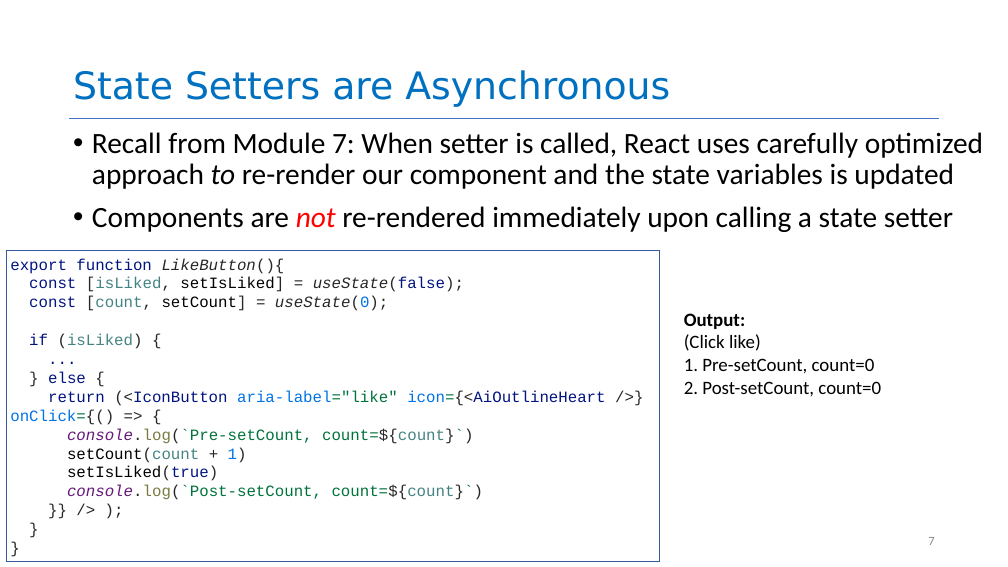
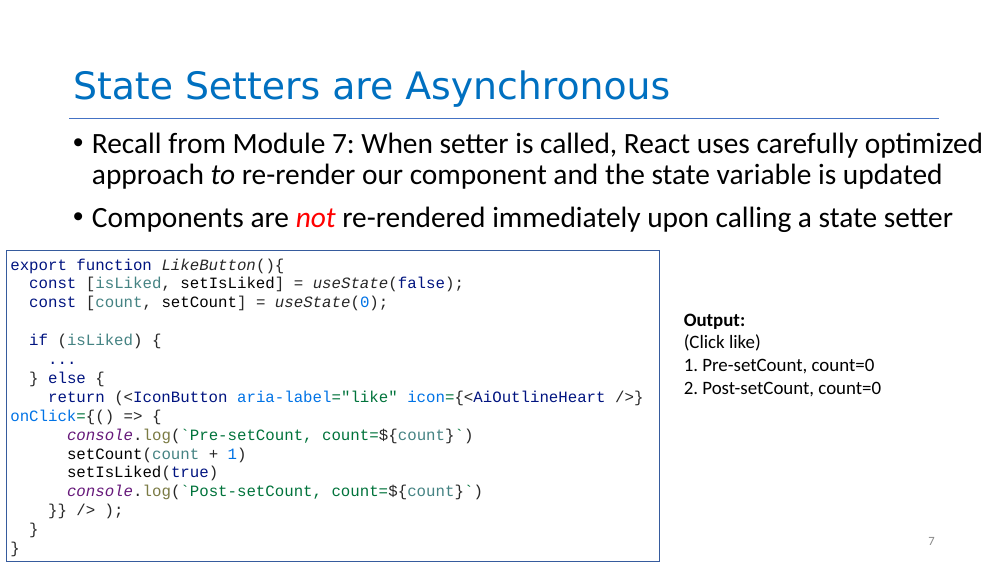
Before and after one commit to neu-se/CS4530-Spring-2023, a slide deck: slide 7 of Slides/Module 08 Patterns of React.pptx. Drawn at 1008x567 pixels with LibreOffice and Linux fonts; fonts in the diff are those of the drawing. Boxes give left, top, right and bottom in pixels: in the first picture for what was removed or moved away, otherwise in the second. Text is boxed around its words. In the diff, an @@ line names an element or a change of style, - is before the commit and + after.

Commit message:
updated mod8 slides to fix typos, clarified instructions for activity

```diff
--- a/Slides/Module 08 Patterns of React.pptx
+++ b/Slides/Module 08 Patterns of React.pptx
@@ text at (92,132,983,189): text changed @@
-• Recall from Module 7: When setter is called, React uses carefully optimized approach to re-render our component and the state variables is updated
+• Recall from Module 7: When setter is called, React uses carefully optimized approach to re-render our component and the state variable is updated
```
Also in this commit, not shown: 4 other slides changed, 3 other files.
